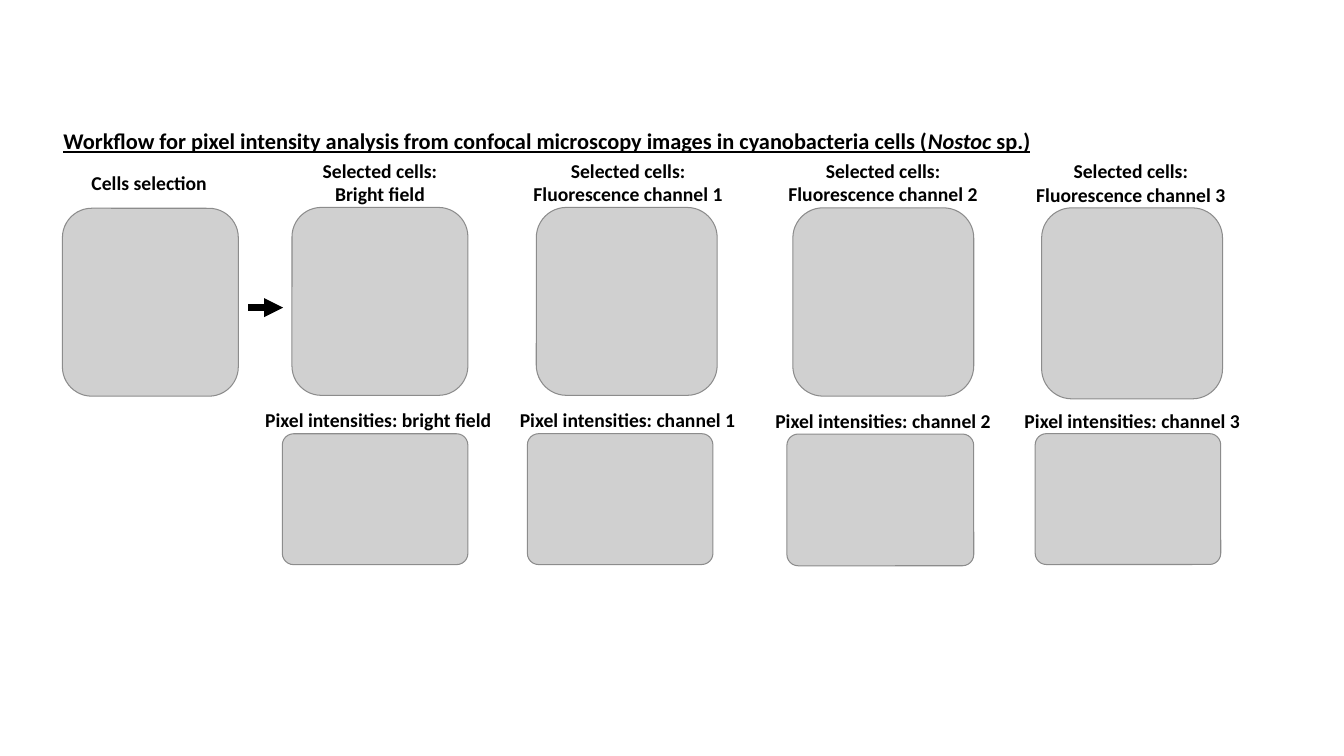
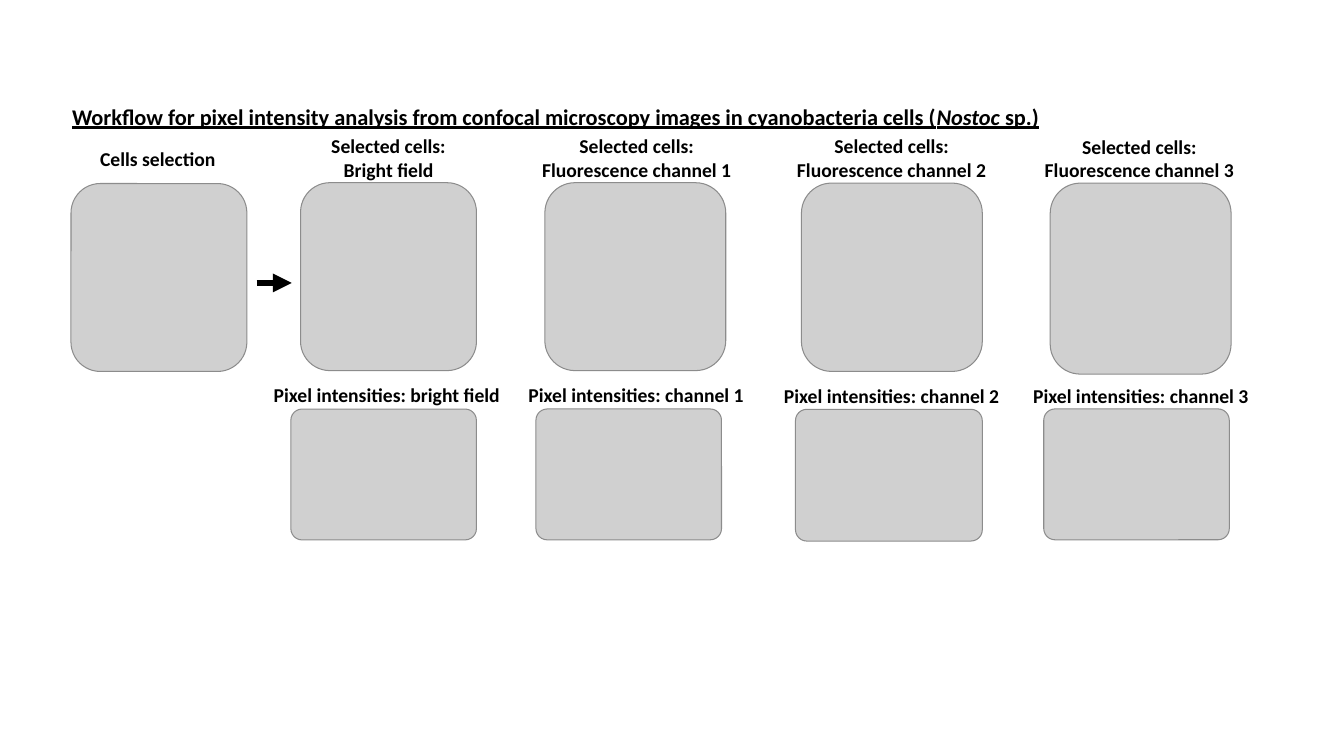
Before and after one commit to Zastupic/cyano-tools, a slide deck: slide 12 of website/static/files/images for website.pptx. Drawn at 1344x756 pixels with LibreOffice and Linux fonts; fonts in the diff are those of the drawing; grey boxes stand for pictures. Boxes give left, top, right and bottom in pixels: in the first picture for what was removed or moved away, otherwise in the second. Text is boxed around its words. In the diff, an @@ line names an element or a change of style, - is before the commit and + after.

Commit message:
Refactor code structure for improved readability and maintainability (HTML, JS, CSS, updated images, updated example files)

```diff
--- a/website/static/files/images for website.pptx
+++ b/website/static/files/images for website.pptx
@@ 10 texts, 9 pictures, 1 arrow: place and size @@
-10 texts, 9 pictures, 1 arrow at <box>63,132,1240,567</box>
+10 texts, 9 pictures, 1 arrow at <box>71,108,1248,541</box>
```
Also in this commit, not shown: 4 other slides changed, 1 slide added, 25 other files.
